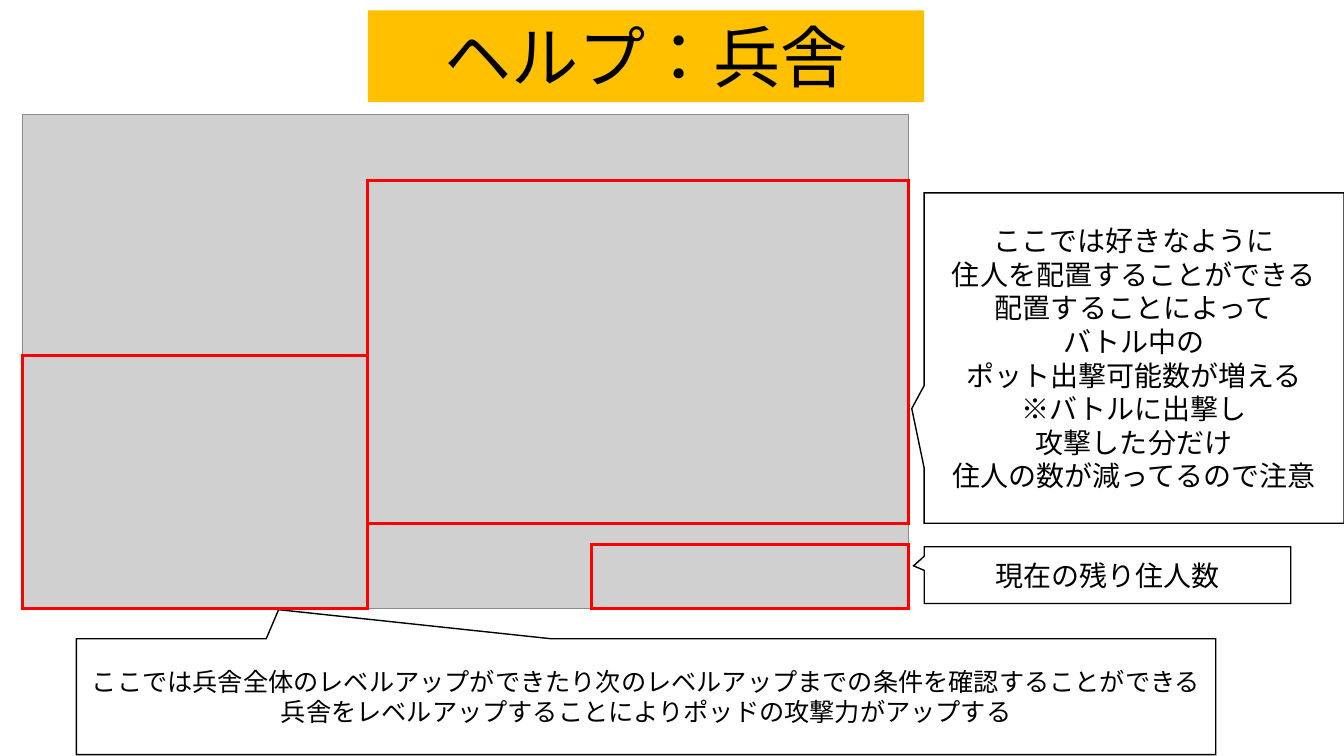
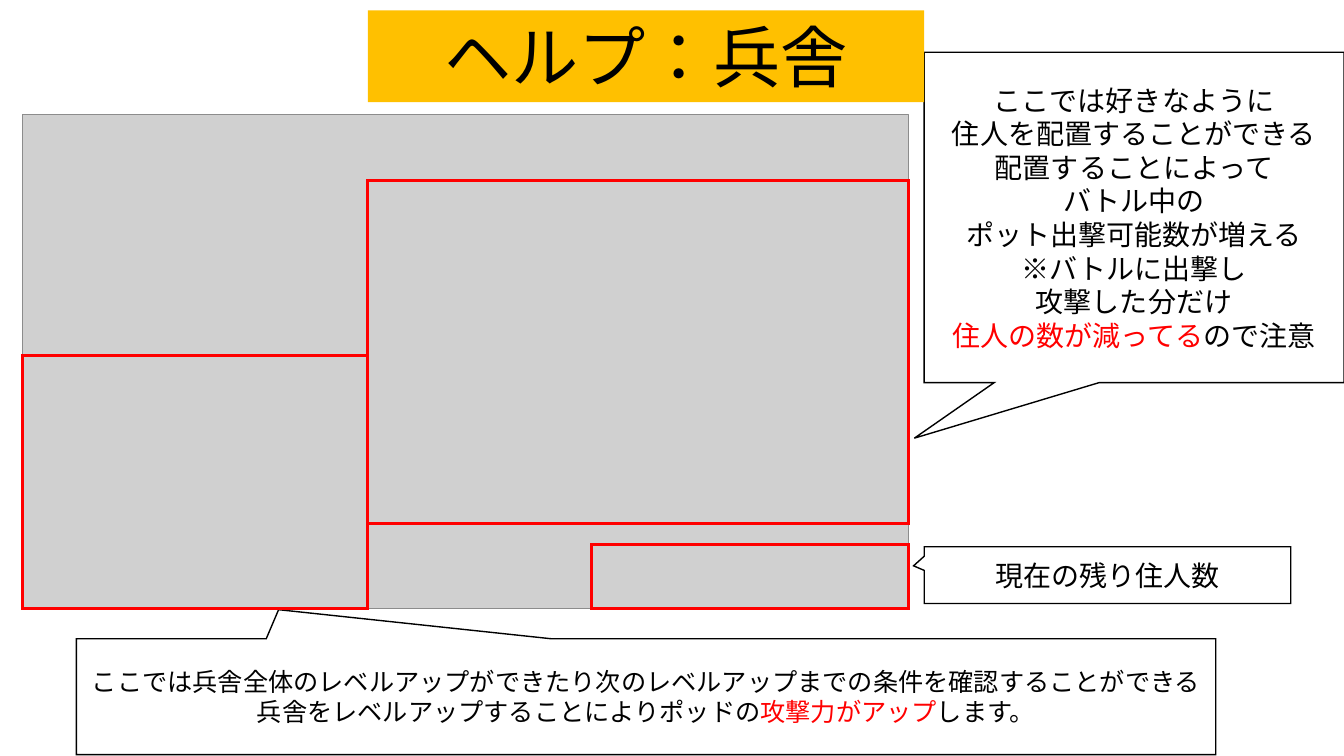
Before and after one commit to team556/team, a slide deck: slide 4 of 説明文.pptx. Drawn at 1344x756 pixels with LibreOffice and Linux fonts; fonts in the diff are those of the drawing; grey boxes stand for pictures. Boxes give left, top, right and bottom in pixels: in the first picture for what was removed or moved away, otherwise in the second. Text is boxed around its words. In the diff, an @@ line names an element or a change of style, - is before the commit and + after.

```diff
--- a/説明文.pptx
+++ b/説明文.pptx
@@ speech box "ここでは好きなように": place and size @@
-speech box "ここでは好きなように" at [925, 193, 1344, 523]
+speech box "ここでは好きなように" at [925, 52, 1344, 383]
@@ speech box "ここでは好きなように" at [925, 52, 1344, 383]: proportions changed @@
@@ text in speech box at [952, 322, 1315, 348]: text colour #000000 to #FF0000 in "住人の数が減ってるので注意" @@
@@ text in speech box at [257, 699, 1035, 723]: text changed @@
-兵舎をレベルアップすることによりポッドの攻撃力がアップする
+兵舎をレベルアップすることによりポッドの攻撃力がアップします。
```
Also in this commit, not shown: 11 other slides changed, 3 other files.
